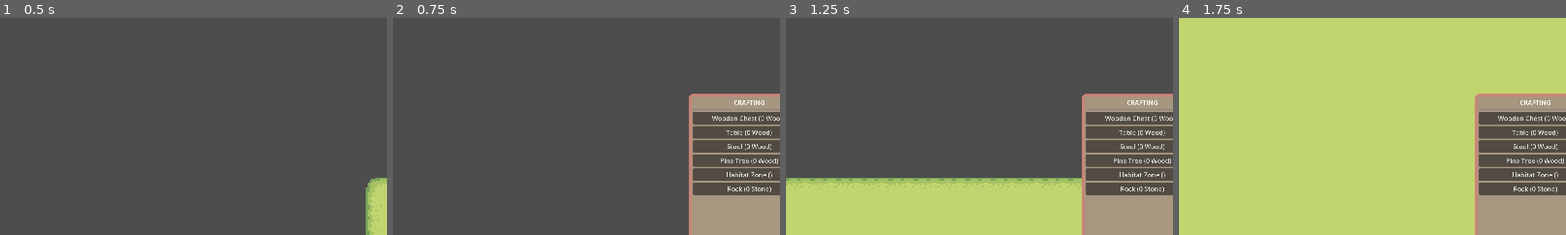
Above: before the commit, frames 1-4 (left to right).
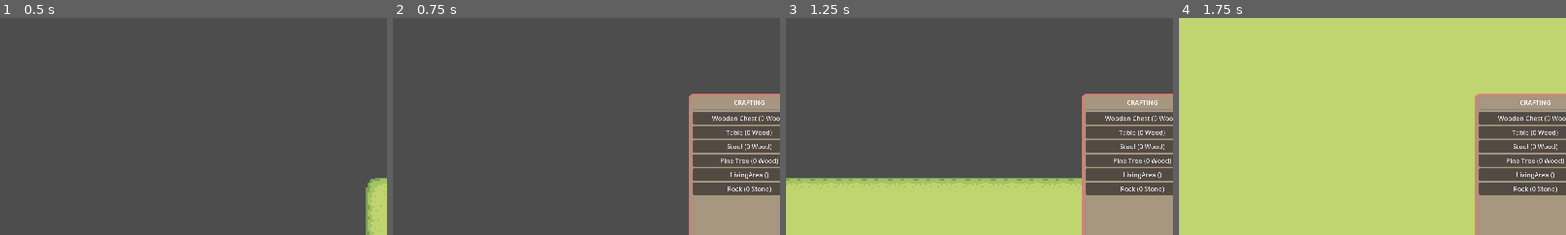
Above: after the commit, the same moments.

Repository: Cibelette/idydlle-New
Game: Godot game, scene res://Scenes/game.tscn
Same seed, same stepped clock (60 frames per second), same inputs: the game is played once before the commit and once after it.
Inputs (mouse positions are % of the whole screen's width and height, from its top left):
- Up to frame 1 (0.5 s): no input
- Up to frame 2 (0.75 s): tap Enter at 0.5 s; move the mouse to (72, 45) at 0.52 s; hold D (move_right) from 0.53 s (still down); hold C (toggle_crafting) from 0.53 s (still down); click (72, 45) at 0.67 s
- Up to frame 3 (1.25 s): keep holding D (move_right); keep holding C (toggle_crafting)
- Up to frame 4 (1.75 s): move the mouse to (30, 55) at 1.27 s; release D (move_right) at 1.28 s; release C (toggle_crafting) at 1.28 s; hold S (move_down) from 1.28 s (still down); tap Mouse wheel up (zoom_in) at 1.35 s; click (30, 55) at 1.42 s
The pictures show only the part of the screen within x 4-54%, y 14-64%; the shares and areas given below are measured in that part.

Frame 1 is identical in both runs. In frame 2, 0.1% of the frame differs, in the area x 86-98%, y 70-75%; in frame 3, 0.1%; in frame 4, 0.1%.

Commit message:
modified the code to resolve the export resource loading issue.

Diff:
--- a/Ressources/Furnitures/HabitatZone.tres
+++ b/Ressources/Furnitures/HabitatZone.tres
@@ -1,14 +1,12 @@
-[gd_resource type="Resource" script_class="HabitatZoneData" load_steps=3 format=3]
+[gd_resource type="Resource" script_class="HabitatZoneData" format=3 uid="uid://cjlmx7ld1y0gt"]
 
-[ext_resource type="Script" path="res://Scripts/Items/CostItem.gd" id="1_costitem"]
-[ext_resource type="Script" path="res://Scripts/HabitatZoneData.gd" id="1_script"]
-[ext_resource type="PackedScene" path="res://Scenes/HabitatZone.tscn" id="2_scene"]
+[ext_resource type="Script" uid="uid://dnme0ilvktar2" path="res://Scripts/Items/CostItem.gd" id="1_costitem"]
+[ext_resource type="Script" uid="uid://bon77f8qgp7iv" path="res://Scripts/HabitatZoneData.gd" id="1_script"]
+[ext_resource type="PackedScene" uid="uid://cxexaipntin76" path="res://Scenes/LivingArea.tscn" id="2_kdj3q"]
 
 [resource]
 script = ExtResource("1_script")
-name = "Habitat Zone"
+name = "LivingArea"
 furniture_type = 5
-costs = Array[ExtResource("1_costitem")]([])
+custom_scene = ExtResource("2_kdj3q")
 size = Vector2i(8, 8)
-scale = 1.0
-custom_scene = ExtResource("2_scene")
--- a/Ressources/Habitats/DiningArea.tres
+++ b/Ressources/Habitats/DiningArea.tres
@@ -3,13 +3,19 @@
 [ext_resource type="Resource" uid="uid://b8lk3dvnja152" path="res://Ressources/Creatures/Cow.tres" id="1_vx64q"]
 [ext_resource type="PackedScene" uid="uid://02fm25c7lmj4" path="res://Scenes/Creature.tscn" id="2_2pxgx"]
 [ext_resource type="Script" uid="uid://bkuhhp5f81uqc" path="res://Scripts/Habitats/HabitatData.gd" id="2_necsk"]
+[ext_resource type="Script" uid="uid://whnko2ecmjpy" path="res://Scripts/Habitats/RecipeItem.gd" id="3_recipeitem"]
+
+[sub_resource type="Resource" id="Resource_table"]
+script = ExtResource("3_recipeitem")
+furniture_type = 2
+
+[sub_resource type="Resource" id="Resource_stool"]
+script = ExtResource("3_recipeitem")
+furniture_type = 3
 
 [resource]
 script = ExtResource("2_necsk")
 habitat_name = "Dining Area"
-recipe = {
-"Stool": 1,
-"Table": 1
-}
+recipe_items = Array[ExtResource("3_recipeitem")]([SubResource("Resource_table"), SubResource("Resource_stool")])
 creature_scene = ExtResource("2_2pxgx")
 creature_data = ExtResource("1_vx64q")
--- a/Ressources/Habitats/HabitatStool.tres
+++ b/Ressources/Habitats/HabitatStool.tres
@@ -3,13 +3,17 @@
 [ext_resource type="Script" uid="uid://bkuhhp5f81uqc" path="res://Scripts/Habitats/HabitatData.gd" id="1_ijabl"]
 [ext_resource type="Resource" uid="uid://dkca2tpu0yrm2" path="res://Ressources/Creatures/Cat.tres" id="1_ki07t"]
 [ext_resource type="PackedScene" uid="uid://02fm25c7lmj4" path="res://Scenes/Creature.tscn" id="2_jur3e"]
+[ext_resource type="Script" path="res://Scripts/Habitats/RecipeItem.gd" id="3_recipeitem"]
+
+[sub_resource type="Resource" id="Resource_stool"]
+script = ExtResource("3_recipeitem")
+furniture_type = 3
+amount = 1
 
 [resource]
 script = ExtResource("1_ijabl")
 habitat_name = "Stool"
-recipe = {
-"Stool": 1
-}
+recipe_items = Array[ExtResource("3_recipeitem")]([SubResource("Resource_stool")])
 creature_scene = ExtResource("2_jur3e")
 creature_data = ExtResource("1_ki07t")
 metadata/_custom_type_script = "uid://bkuhhp5f81uqc"
--- a/Ressources/Habitats/TreeArea.tres
+++ b/Ressources/Habitats/TreeArea.tres
@@ -3,13 +3,17 @@
 [ext_resource type="Resource" uid="uid://dkca2tpu0yrm2" path="res://Ressources/Creatures/Cat.tres" id="1_o72c3"]
 [ext_resource type="Script" uid="uid://bkuhhp5f81uqc" path="res://Scripts/Habitats/HabitatData.gd" id="1_sqbvt"]
 [ext_resource type="PackedScene" uid="uid://02fm25c7lmj4" path="res://Scenes/Creature.tscn" id="2_gqnwg"]
+[ext_resource type="Script" path="res://Scripts/Habitats/RecipeItem.gd" id="3_recipeitem"]
+
+[sub_resource type="Resource" id="Resource_tree"]
+script = ExtResource("3_recipeitem")
+furniture_type = 4
+amount = 1
 
 [resource]
 script = ExtResource("1_sqbvt")
 habitat_name = "Tree"
-recipe = {
-"Tree": 1
-}
+recipe_items = Array[ExtResource("3_recipeitem")]([SubResource("Resource_tree")])
 creature_scene = ExtResource("2_gqnwg")
 creature_data = ExtResource("1_o72c3")
 detection_radius = 96.0
--- a/Scripts/CraftingMenu.gd
+++ b/Scripts/CraftingMenu.gd
@@ -7,7 +7,7 @@
 
 @export var craftable_items: Array[FurnitureData]
 
-var base_furniture_scene = preload("res://Scenes/Furniture.tscn")
+@export var base_furniture_scene: PackedScene = preload("res://Scenes/Furniture.tscn")
 
 func _ready():
 	crafting_panel.visible = false
--- a/Scripts/Creatures/Creature.gd
+++ b/Scripts/Creatures/Creature.gd
@@ -89,7 +89,7 @@
 	var target_chest = null
 	for item in habitat.furniture_inside:
 		if is_instance_valid(item) and "furniture_data" in item and item.furniture_data:
-			if item.furniture_data.furniture_type == Types.FurnitureType.CHEST:
+			if item.furniture_data.furniture_type == Types.FurnitureType.STORAGE:
 				target_chest = item
 				break
 
--- a/Scripts/Creatures/CreatureManager.gd
+++ b/Scripts/Creatures/CreatureManager.gd
@@ -2,7 +2,7 @@
 
 var all_creatures: Array[Creature] = []
 
-var base_creature_scene = preload("res://Scenes/Creature.tscn")
+@export var base_creature_scene: PackedScene = preload("res://Scenes/Creature.tscn")
 
 ## Spawns a creature for a specific habitat
 func spawn_creature_for_habitat(habitat: Habitat) -> Creature:
--- a/Scripts/Furnitures/Furniture.gd
+++ b/Scripts/Furnitures/Furniture.gd
@@ -3,6 +3,7 @@
 
 @export var is_placed: bool = false
 @export var furniture_data: FurnitureData
+@export var resource_popup_scene: PackedScene = preload("res://Scenes/resource_popup.tscn")
 
 @onready var sprite: Sprite2D = $Sprite2D
 @onready var animated_sprite: AnimatedSprite2D = $AnimatedSprite2D
@@ -140,7 +141,7 @@
 
 func _input_event(viewport: Node, event: InputEvent, shape_idx: int):
 	if is_placed and event is InputEventMouseButton and event.button_index == MOUSE_BUTTON_LEFT and event.pressed:
-		if furniture_data and furniture_data.furniture_type == Types.FurnitureType.CHEST:
+		if furniture_data and furniture_data.furniture_type == Types.FurnitureType.STORAGE:
 			collect_inventory()
 
 func store_resource(type: Types.ResourceType, amount: int):
@@ -161,7 +162,7 @@
 
 	print("[Storage] Collecting from Chest:")
 
-	var popup_scene = load("res://Scenes/resource_popup.tscn")
+	var popup_scene = resource_popup_scene
 	var idx = 0
 	var total_types = inventory.size()
 
--- a/Scripts/Game.gd
+++ b/Scripts/Game.gd
@@ -1,4 +1,6 @@
 extends Node2D
+
+@export_dir var recipes_dir: String = "res://Ressources/"
 
 @onready var world_node = $Background # Or create a dedicated 'World' node
 
@@ -15,7 +17,7 @@
 
 func _load_habitat_recipes():
 	var recipes: Array[HabitatData] = []
-	var path = "res://Ressources/"
+	var path = recipes_dir
 	var files = Utils.get_files_recursive(path, ".tres")
 
 	for file_path in files:
--- a/Scripts/Habitats/HabitatData.gd
+++ b/Scripts/Habitats/HabitatData.gd
@@ -2,7 +2,7 @@
 class_name HabitatData
 
 @export var habitat_name: String = "New Habitat"
-@export var recipe: Dictionary = {} # Example: {"Table": 1, "Stool": 1}
+@export var recipe_items: Array[RecipeItem] = []
 @export var creature_scene: PackedScene # (Optional) Legacy scene path
 @export var creature_data: CreatureData # The data to inject into generic scene
 @export var max_creatures: int = 1
--- a/Scripts/Habitats/HabitatManager.gd
+++ b/Scripts/Habitats/HabitatManager.gd
@@ -8,7 +8,7 @@
 # Track all active habitats globally
 var all_habitats: Array[Habitat] = []
 
-var habitat_scene = preload("res://Scenes/Habitat.tscn")
+@export var habitat_scene: PackedScene = preload("res://Scenes/Habitat.tscn")
 
 ## Checks if a new habitat can be formed around the item just placed
 func check_for_new_habitat(placed_item: Node2D):
@@ -40,7 +40,11 @@
 
 func find_recipe_components_in_zone(recipe: HabitatData, zone: HabitatZone) -> Array[Node2D]:
 	var components_found: Array[Node2D] = []
-	var recipe_counts = recipe.recipe.duplicate()
+
+	var recipe_counts = {}
+	for req in recipe.recipe_items:
+		if req:
+			recipe_counts[req.furniture_type] = recipe_counts.get(req.furniture_type, 0) + req.amount
 
 	print("[HabitatManager] Checking recipe '", recipe.habitat_name, "' in zone. Items in zone: ", zone.furniture_inside.size())
 
@@ -56,12 +60,12 @@
 		var type_string = Types.furniture_to_string(type)
 		print("[HabitatManager]   - Found item type: '", type_string, "' (", item.name, ")")
 
-		if recipe_counts.has(type_string) and recipe_counts[type_string] > 0:
+		if recipe_counts.has(type) and recipe_counts[type] > 0:
 			# Check if this item is already part of another habitat
 			if item.get_meta("habitat_parent", null) == null:
 				components_found.append(item)
-				recipe_counts[type_string] -= 1
-				print("[HabitatManager]     Matches requirement! Remaining: ", recipe_counts[type_string], " for ", type_string)
+				recipe_counts[type] -= 1
+				print("[HabitatManager]     Matches requirement! Remaining: ", recipe_counts[type], " for ", type_string)
 
 	# Verify if all requirements are met
 	for type in recipe_counts:
--- /dev/null
+++ b/Scripts/Habitats/RecipeItem.gd
@@ -0,0 +1,5 @@
+extends Resource
+class_name RecipeItem
+
+@export var furniture_type: Types.FurnitureType = Types.FurnitureType.MISC
+@export var amount: int = 1
--- a/Scripts/Items/ResourcesManager.gd
+++ b/Scripts/Items/ResourcesManager.gd
@@ -5,6 +5,7 @@
 # Signal emitted for a specific resource change
 signal resource_changed(type: Types.ResourceType, new_amount: int)
 
+@export_dir var resources_dir: String = "res://Ressources/"
 @export var resource_definitions: Array[ResourceVisualData] = []
 
 # Internal inventory state: { Types.ResourceType.WOOD: 10, Types.ResourceType.STONE: 5, ... }
@@ -16,7 +17,7 @@
 
 ## Automatically loads all .tres files from res://Ressources/ and its subfolders
 func _load_resource_definitions():
-	var path = "res://Ressources/"
+	var path = resources_dir
 	var files = Utils.get_files_recursive(path, ".tres")
 
 	for file_path in files:
--- a/Scripts/Types.gd
+++ b/Scripts/Types.gd
@@ -12,7 +12,7 @@
 
 enum FurnitureType {
 	MISC,
-	CHEST,
+	STORAGE,
 	TABLE,
 	STOOL,
 	TREE,
@@ -40,7 +40,7 @@
 
 static func furniture_to_string(type: FurnitureType) -> String:
 	match type:
-		FurnitureType.CHEST: return "Chest"
+		FurnitureType.STORAGE: return "Storage"
 		FurnitureType.TABLE: return "Table"
 		FurnitureType.STOOL: return "Stool"
 		FurnitureType.TREE: return "Tree"
@@ -50,7 +50,7 @@
 
 static func string_to_furniture(s: String) -> FurnitureType:
 	match s.to_lower():
-		"chest": return FurnitureType.CHEST
+		"Storage": return FurnitureType.STORAGE
 		"table": return FurnitureType.TABLE
 		"stool": return FurnitureType.STOOL
 		"tree": return FurnitureType.TREE
--- a/Scripts/Utils.gd
+++ b/Scripts/Utils.gd
@@ -18,7 +18,16 @@
 			if dir.current_is_dir():
 				files.append_array(get_files_recursive(path + file_name + "/", extension))
 			else:
-				if file_name.ends_with(extension):
-					files.append(path + file_name)
+				# In exported builds, files inside the PCK may end with .remap or .import
+				var clean_name = file_name
+				if clean_name.ends_with(".remap"):
+					clean_name = clean_name.trim_suffix(".remap")
+				elif clean_name.ends_with(".import"):
+					clean_name = clean_name.trim_suffix(".import")
+
+				if clean_name.ends_with(extension):
+					var full_path = path + clean_name
+					if not files.has(full_path):
+						files.append(full_path)
 			file_name = dir.get_next()
 	return files
Not shown: 1 places in Scenes/CraftingMenu.tscn that only renumber resources
Not shown: 2 places in Scenes/LivingArea.tscn that only renumber resources
Not shown, added: Scripts/Habitats/RecipeItem.gd.uid
Renamed: Scripts/Items/SparkleBurst.gd -> Scripts/SparkleBurst.gd
Renamed: Scripts/Items/SparkleBurst.gd.uid -> Scripts/SparkleBurst.gd.uid
